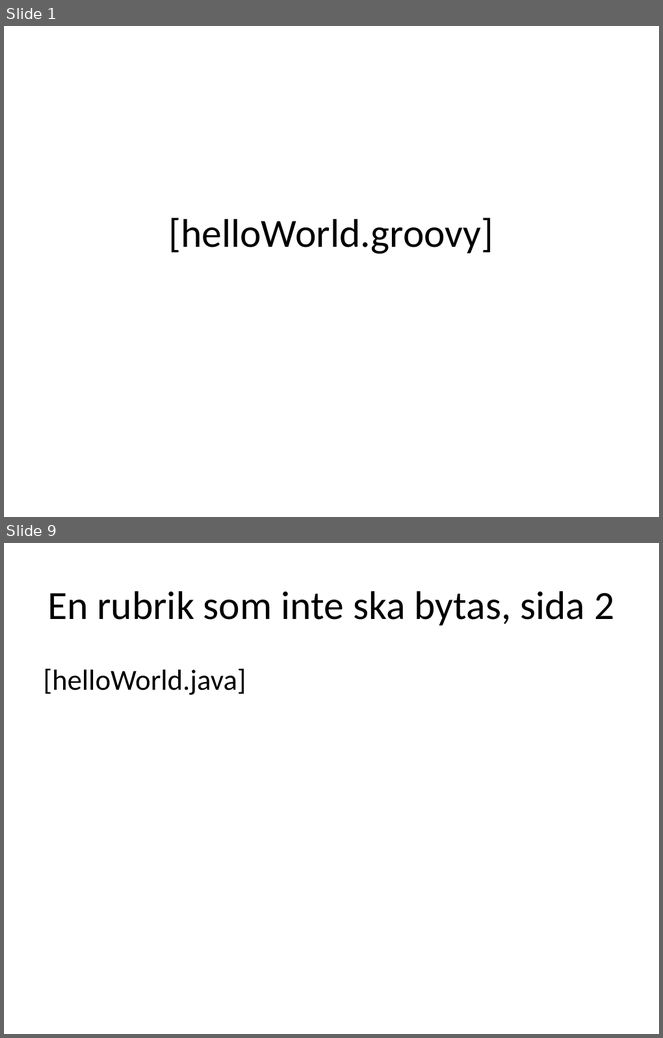
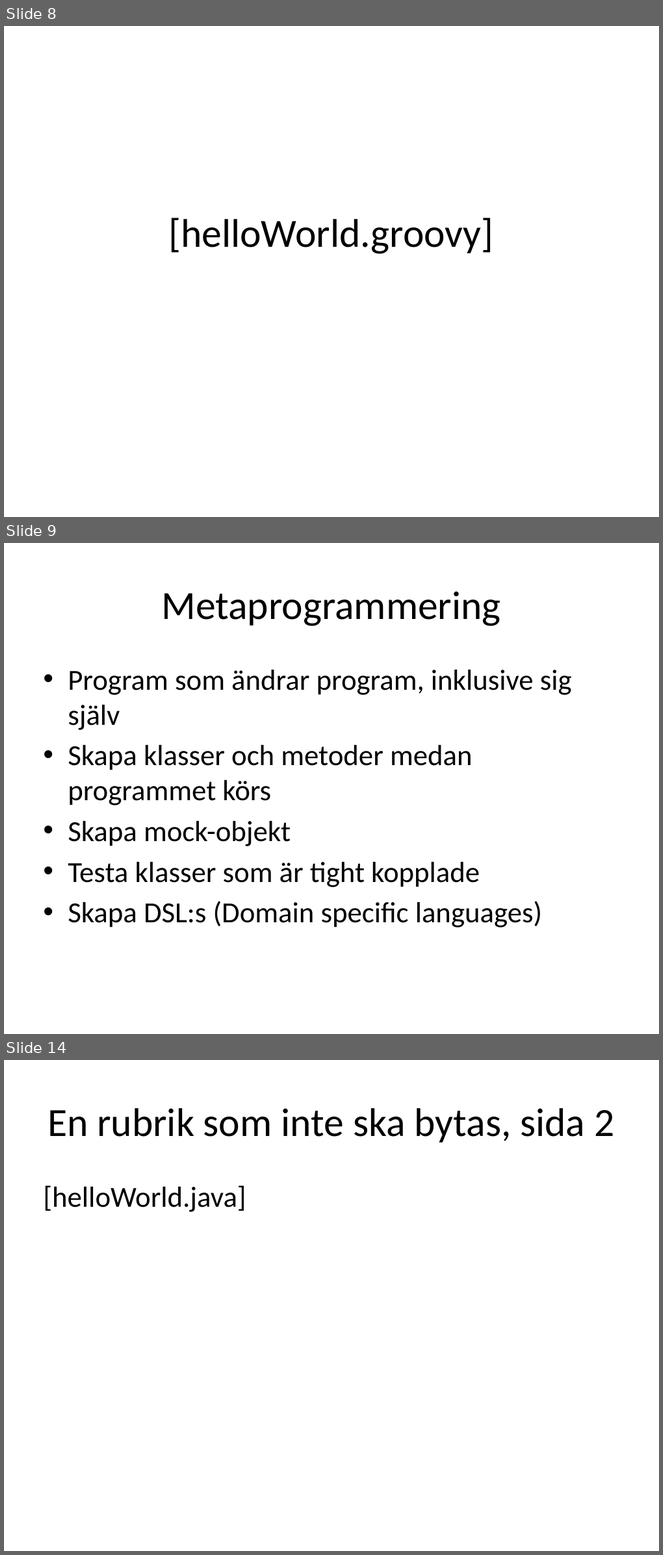
Before and after one commit to me97esn/groovyseminarium, a slide deck: groovyseminarie/dokument/groovyseminarium_source.pptx. Shown one above the other, each under a label of ours: slides 1 and 9 before the commit, slides 8, 9 and 14 after it; the slides between them are not shown. The pictures are 663x1038 and 663x1555 pixels, drawn with LibreOffice and Linux fonts; fonts in the diff are those of the drawing. Boxes give left, top, right and bottom in pixels: in the first picture for what was removed or moved away, otherwise in the second. Text is boxed around its words. In the diff, an @@ line names an element or a change of style, - is before the commit and + after.

Commit message:
lagt till lite text

```diff
--- a/groovyseminarie/dokument/groovyseminarium_source.pptx
+++ b/groovyseminarie/dokument/groovyseminarium_source.pptx
@@ slide 9 added at box(4, 543, 659, 1034), background #FFFFFF @@
@@ title added at box(162, 591, 501, 626), 44 pt, text #000000 @@
+Metaprogrammering
@@ text added at box(68, 670, 572, 928), 32 pt, text #000000 @@
+• Program som ändrar program, inklusive sig själv
+• Skapa klasser och metoder medan programmet körs
+• Skapa mock-objekt
+• Testa klasser som är tight kopplade
+• Skapa DSL:s (Domain specific languages)
@@ what was slide 1 is now slide 8 @@
@@ what was slide 9 is now slide 14 @@
```
Also in this commit, not shown: 2 slides changed, 5 other slides added, 1 slide removed.
